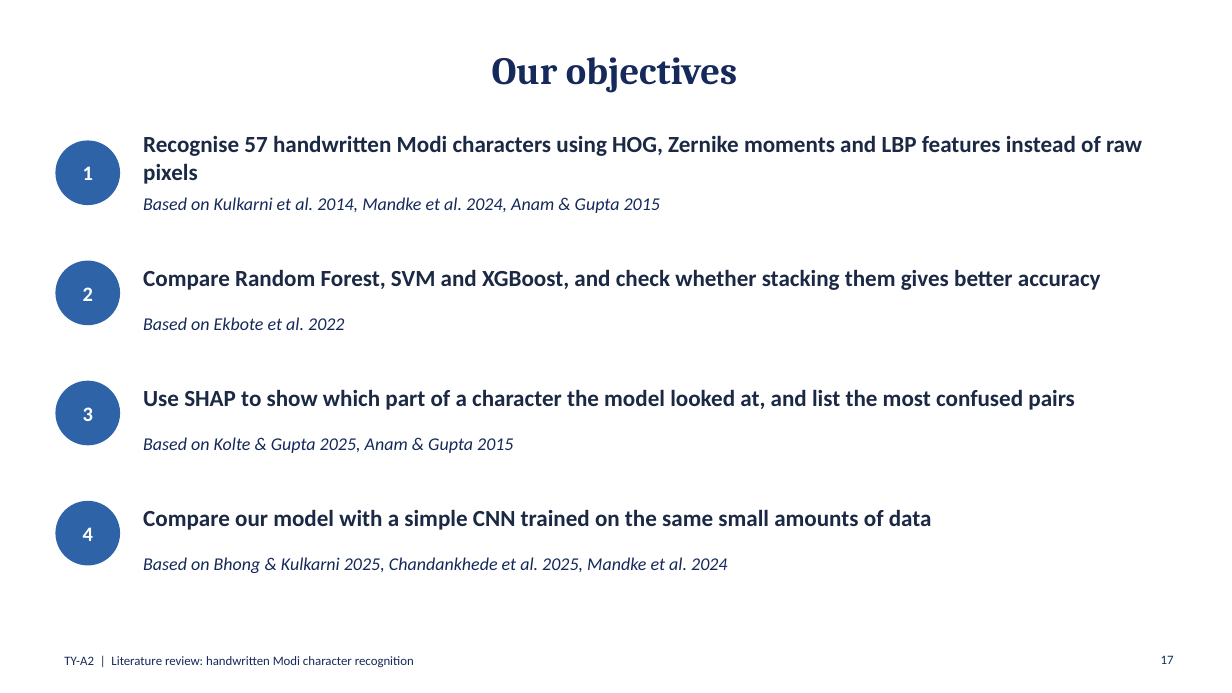
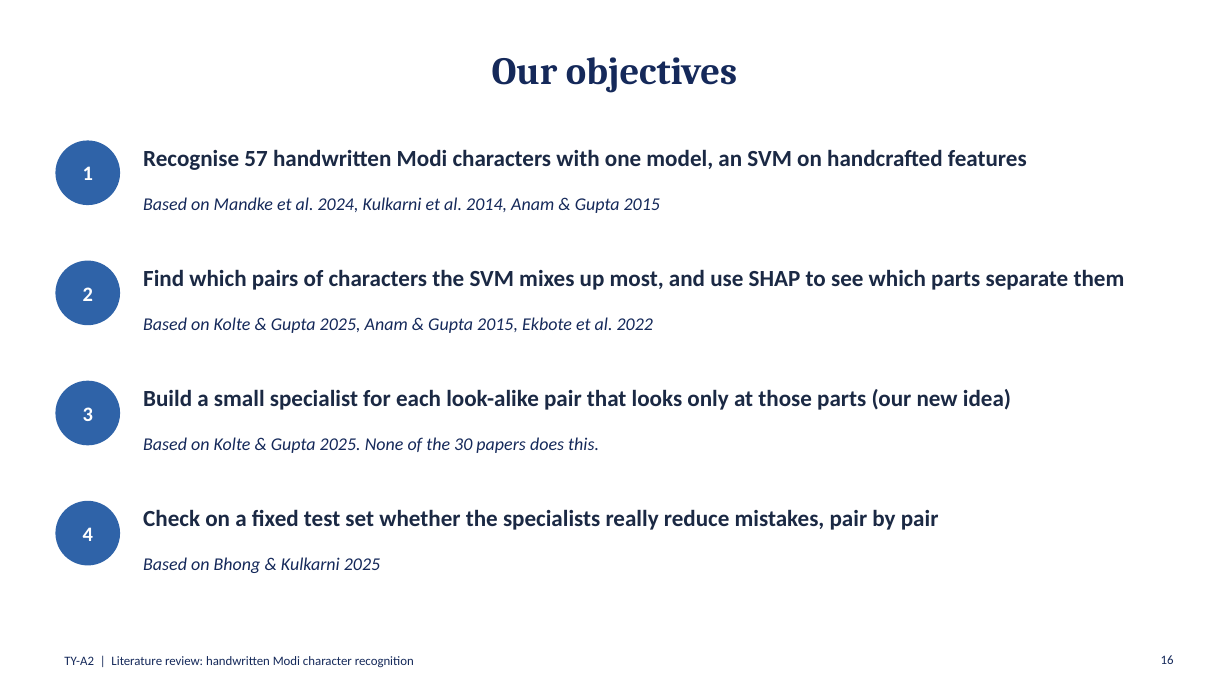
Before and after one commit to ananyac9820/modi-lipi-xai, a slide deck: slide 16 of docs/01_literature_survey/Literature_Review_Presentation.pptx (slide 17 before the commit). Drawn at 1232x693 pixels with LibreOffice and Linux fonts; fonts in the diff are those of the drawing. Boxes give left, top, right and bottom in pixels: in the first picture for what was removed or moved away, otherwise in the second. Text is boxed around its words. In the diff, an @@ line names an element or a change of style, - is before the commit and + after.

Commit message:
New objectives in synopsis, survey sheet, deck and implementation map

```diff
--- a/docs/01_literature_survey/Literature_Review_Presentation.pptx
+++ b/docs/01_literature_survey/Literature_Review_Presentation.pptx
@@ text at [143, 149, 1027, 170]: text changed @@
-Recognise 57 handwritten Modi characters using HOG, Zernike moments and LBP features instead of raw pixels
+Recognise 57 handwritten Modi characters with one model, an SVM on handcrafted features
@@ text at [143, 197, 660, 213]: text changed @@
-Based on Kulkarni et al. 2014, Mandke et al. 2024, Anam & Gupta 2015
+Based on Mandke et al. 2024, Kulkarni et al. 2014, Anam & Gupta 2015
@@ text at [143, 269, 1125, 290]: text changed @@
-Compare Random Forest, SVM and XGBoost, and check whether stacking them gives better accuracy
+Find which pairs of characters the SVM mixes up most, and use SHAP to see which parts separate them
@@ text at [143, 317, 653, 333]: text changed @@
-Based on Ekbote et al. 2022
+Based on Kolte & Gupta 2025, Anam & Gupta 2015, Ekbote et al. 2022
@@ text at [143, 389, 1011, 410]: text changed @@
-Use SHAP to show which part of a character the model looked at, and list the most confused pairs
+Build a small specialist for each look-alike pair that looks only at those parts (our new idea)
@@ text at [143, 437, 599, 453]: text changed @@
-Based on Kolte & Gupta 2025, Anam & Gupta 2015
+Based on Kolte & Gupta 2025. None of the 30 papers does this.
@@ text at [143, 509, 939, 530]: text changed @@
-Compare our model with a simple CNN trained on the same small amounts of data
+Check on a fixed test set whether the specialists really reduce mistakes, pair by pair
@@ text at [143, 557, 380, 573]: text changed @@
-Based on Bhong & Kulkarni 2025, Chandankhede et al. 2025, Mandke et al. 2024
+Based on Bhong & Kulkarni 2025
@@ page number at [1161, 655, 1174, 664]: text changed @@
-17
+16
```
Also in this commit, not shown: 12 other slides changed, 1 slide removed, 10 other files.
